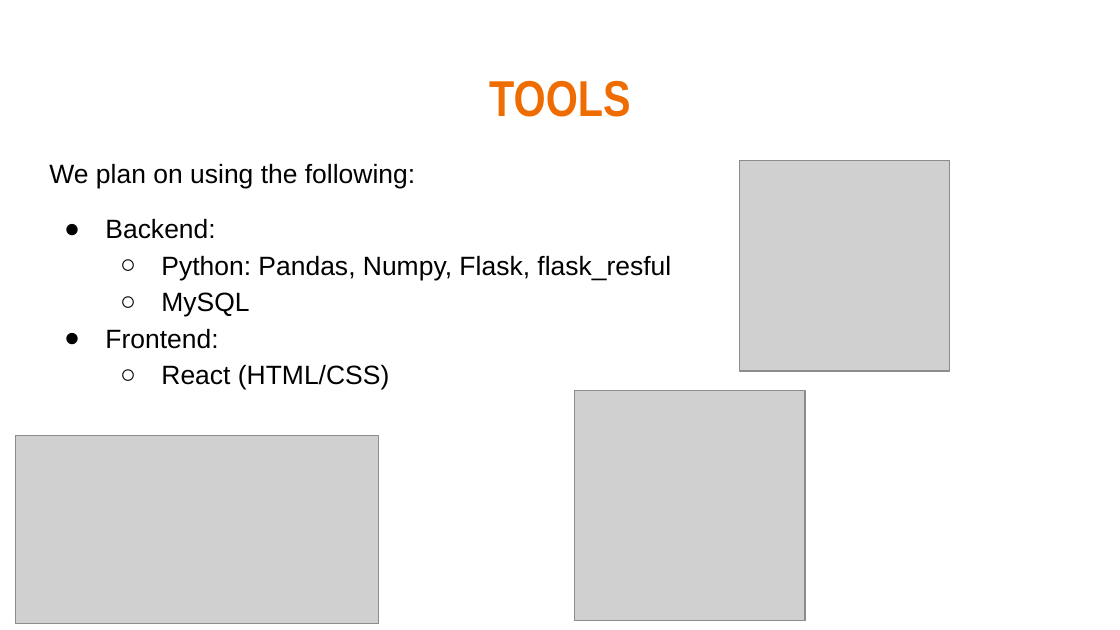
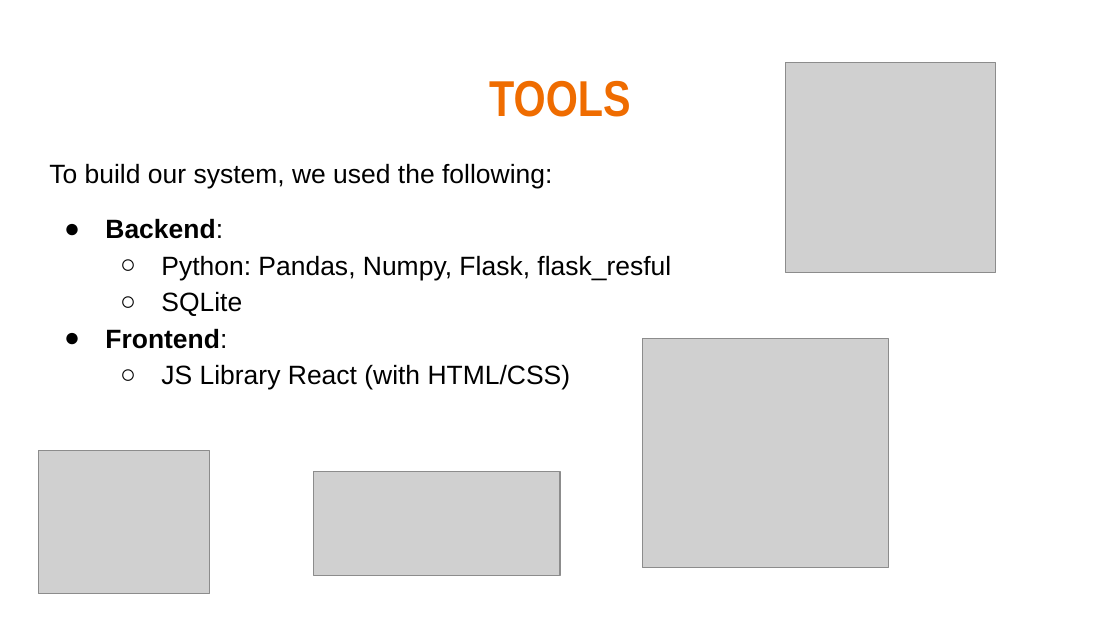
Before and after one commit to PalaciosYoan/Hospital_Management_System, a slide deck: slide 6 of Phase_1/Phase1.pptx. Drawn at 1120x630 pixels with LibreOffice and Linux fonts; fonts in the diff are those of the drawing; grey boxes stand for pictures. Boxes give left, top, right and bottom in pixels: in the first picture for what was removed or moved away, otherwise in the second. Text is boxed around its words. In the diff, an @@ line names an element or a change of style, - is before the commit and + after.

```diff
--- a/Phase_1/Phase1.pptx
+++ b/Phase_1/Phase1.pptx
@@ picture: place and size @@
-picture at (739, 161, 950, 372)
+picture at (785, 63, 996, 273)
@@ text at (49, 163, 552, 189): text changed @@
-We plan on using the following:
+To build our system, we used the following:
@@ text at (105, 218, 227, 349): bold on in "Backend:", "Frontend:" @@
@@ text at (161, 291, 242, 316): text changed @@
-  ○ MySQL
+  ○ SQLite
@@ picture: place and size @@
-picture at (575, 391, 805, 622)
+picture at (643, 338, 889, 567)
@@ text at (161, 364, 571, 390): text changed @@
-  ○ React (HTML/CSS)
+  ○ JS Library React (with HTML/CSS)
@@ picture removed at (16, 436, 379, 624) @@
@@ picture added at (38, 451, 209, 594) @@
@@ picture added at (314, 472, 560, 576) @@
```
Also in this commit, not shown: 2 other slides changed, 1 slide removed, 1 other file.
